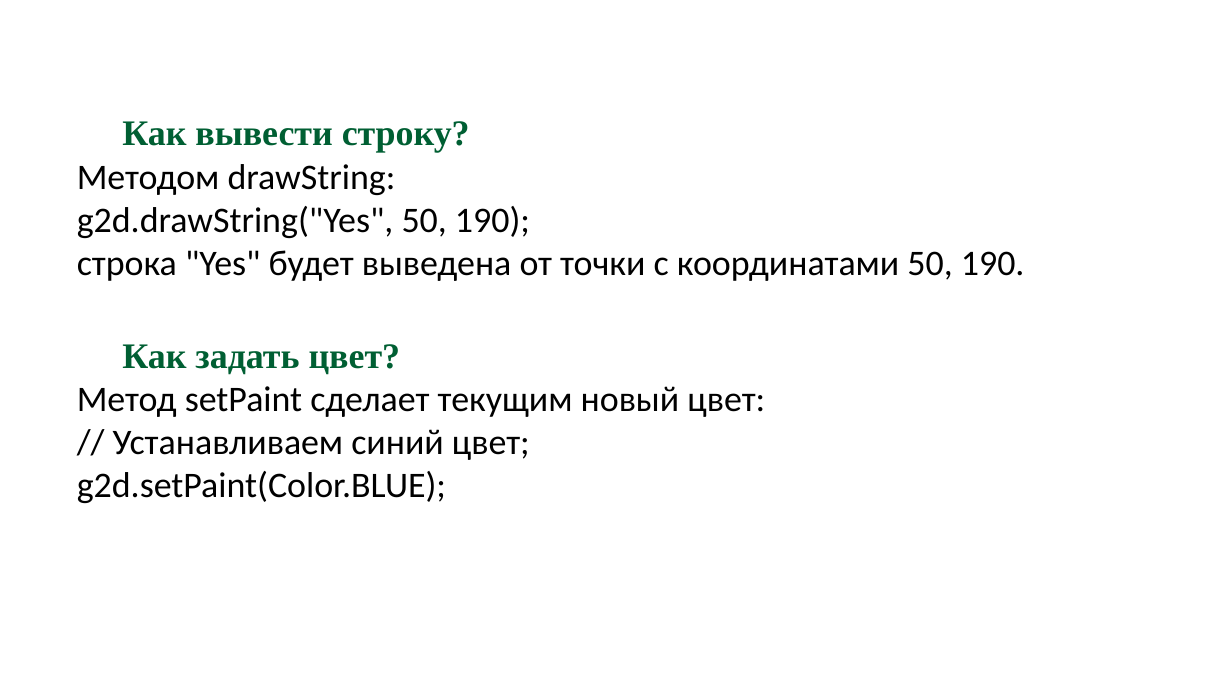
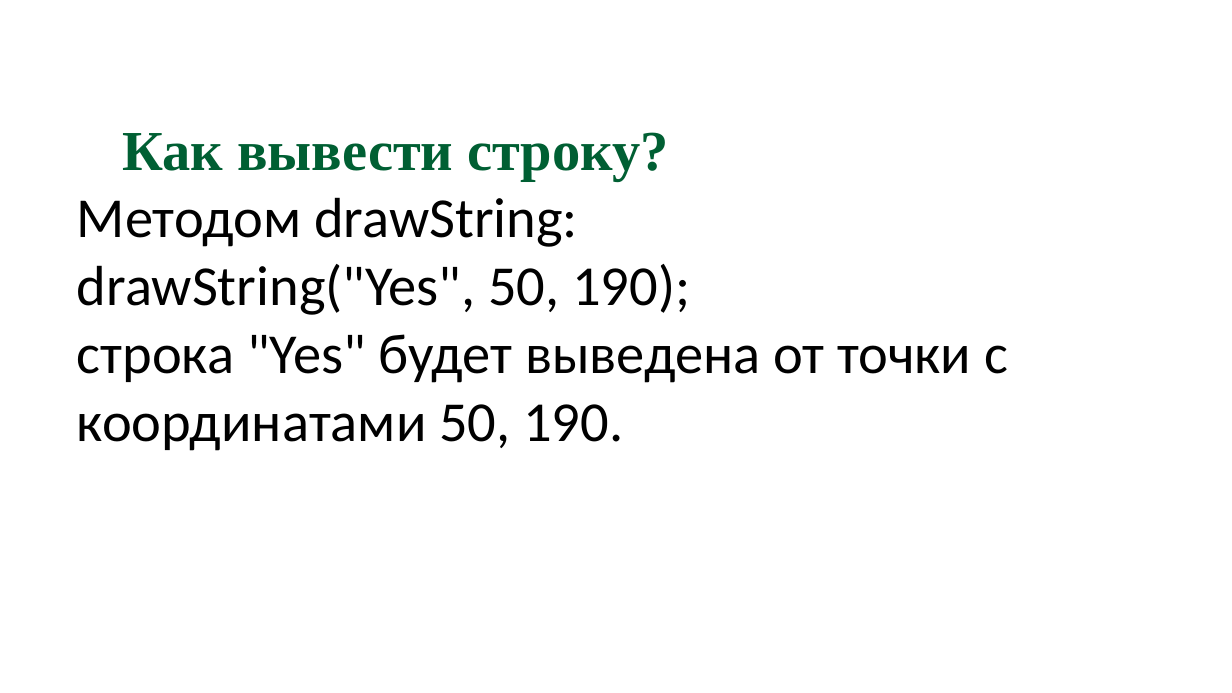
Before and after one commit to svetlanadegteva/presentation, a slide deck: slide 3 of модуль 1/Графика.pptx. Drawn at 1232x693 pixels with LibreOffice and Linux fonts; fonts in the diff are those of the drawing. Boxes give left, top, right and bottom in pixels: in the first picture for what was removed or moved away, otherwise in the second. Text is boxed around its words. In the diff, an @@ line names an element or a change of style, - is before the commit and + after.

```diff
--- a/модуль 1/Графика.pptx
+++ b/модуль 1/Графика.pptx
@@ text at [77, 132, 1008, 451]: size 28 to 44 pt in "Как вывести строку?", "Методом drawString:", "строка "Yes" будет выведена от точки с ..." @@
@@ text at [77, 264, 690, 315]: text changed; size 28 to 44 pt @@
-g2d.drawString("Yes", 50, 190);
+drawString("Yes", 50, 190);
@@ text at [77, 344, 765, 503]: paragraphs removed @@
-Как задать цвет?
-Метод setPaint сделает текущим новый цвет:
-// Устанавливаем синий цвет;
-g2d.setPaint(Color.BLUE);
```
Also in this commit, not shown: 3 other slides changed, 1 slide added.
